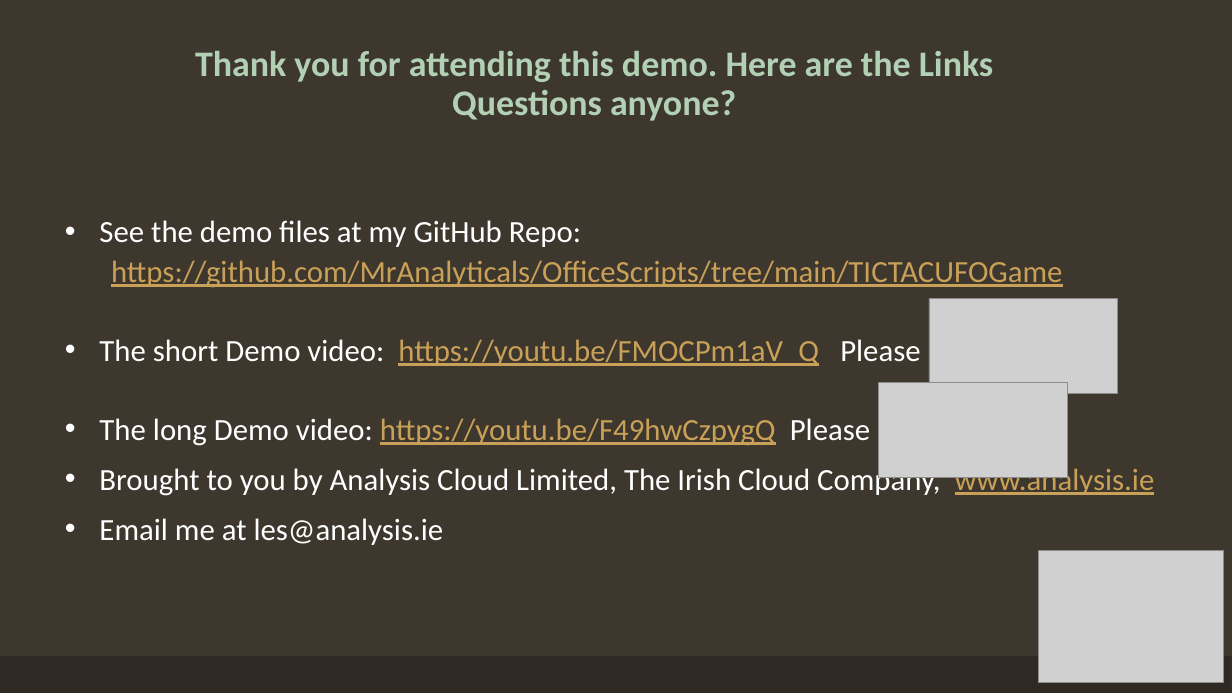
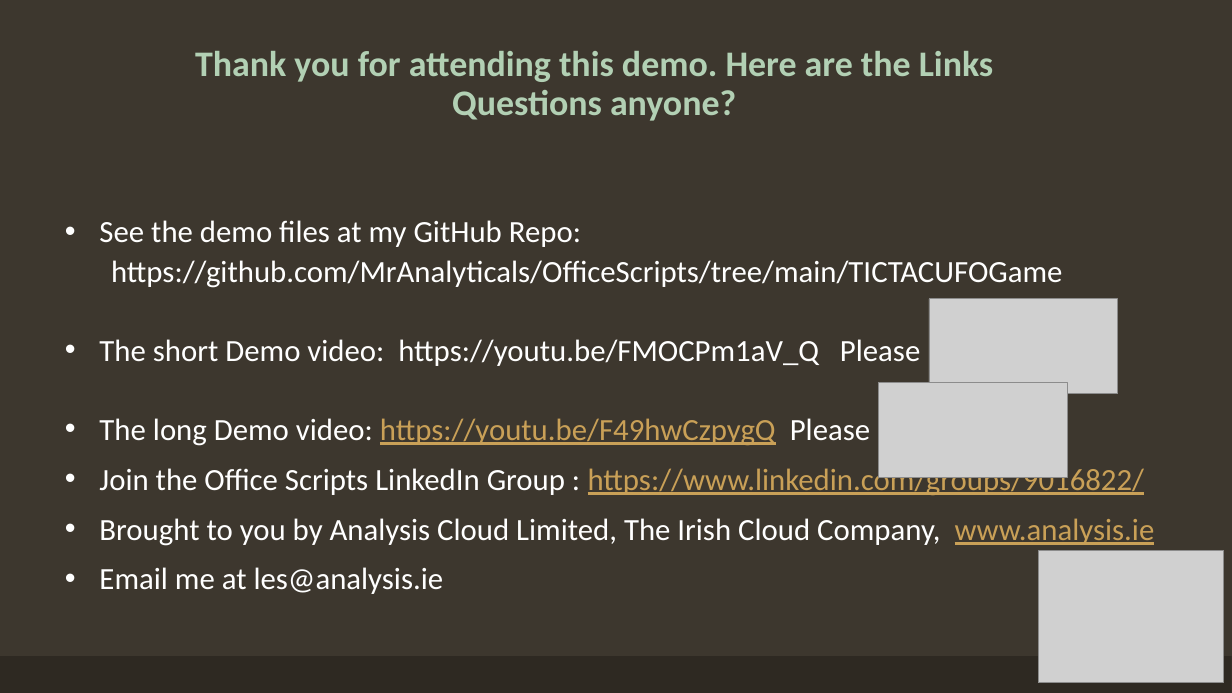
Before and after one commit to MrAnalyticals/OfficeScripts, a slide deck: slide 9 of TICTACUFOGame/TICTAC UFO Office Scripts Game.pptx. Drawn at 1232x693 pixels with LibreOffice and Linux fonts; fonts in the diff are those of the drawing; grey boxes stand for pictures. Boxes give left, top, right and bottom in pixels: in the first picture for what was removed or moved away, otherwise in the second. Text is boxed around its words. In the diff, an @@ line names an element or a change of style, - is before the commit and + after.

```diff
--- a/TICTACUFOGame/TICTAC UFO Office Scripts Game.pptx
+++ b/TICTACUFOGame/TICTAC UFO Office Scripts Game.pptx
@@ text at <box>99,260,1062,366</box>: text colour #C9A057 to #FFFFFF, underline off in "https://github.com/MrAnalyticals/OfficeScripts/tree/main/TIC ...", "https://youtu.be/FMOCPm1aV_Q" @@
@@ text at <box>99,464,1145,495</box>: paragraph added @@
+• Join the Office Scripts LinkedIn Group : https://www.linkedin.com/groups/9016822/
```
